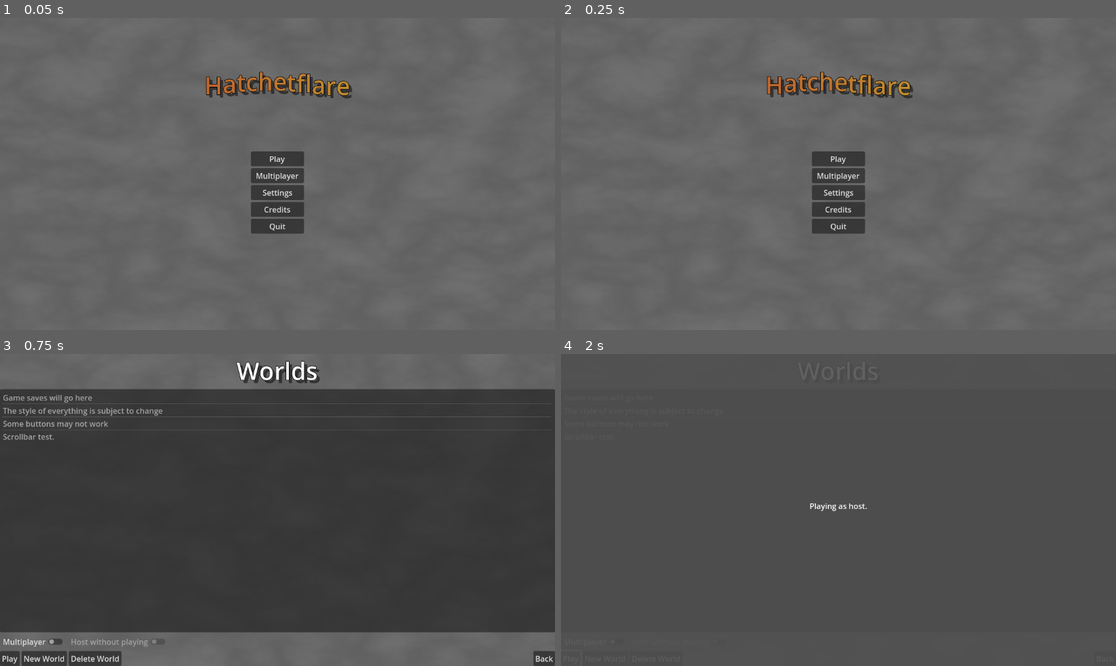
Above: before the commit, frames 1-4 (two rows, left to right).
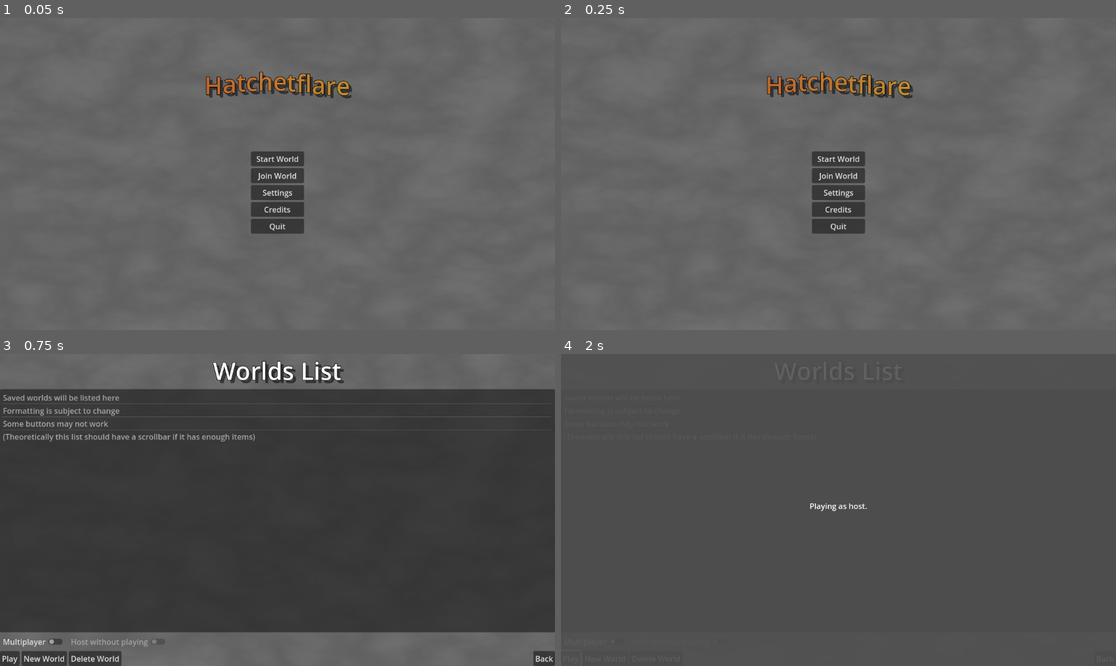
Above: after the commit, the same moments.

Repository: pixerhp/Hatchetflair
Game: Godot game, scene res://scenes/main_menu.tscn
Two runs of this game, one before a commit and one after it. Both use one fixed random seed, a clock stepped at 60 frames per second and the inputs below.
Inputs (mouse positions are in pixels of both pictures, inside the frame that each line leads up to):
- Up to frame 1 (0.05 s): no input
- Up to frame 2 (0.25 s): no input
- Up to frame 3 (0.75 s): click (277, 494) at 0.5 s, where only the run before the commit has a clickable "Play"
- Up to frame 4 (2 s): click "Play" at 1.25 s

The runs differ from the first frame. In frame 1, 0.2% of the frame differs, in the area x 46-54%, y 44-53%; in frame 2, 0.2%; in frame 3, 1.9%, in the area x 0-62%, y 2-29%; in frame 4, less than 0.1%.

Commit message:
Organization

Diff:
--- a/project.godot
+++ b/project.godot
@@ -10,7 +10,7 @@
 
 [application]
 
-config/name="Hatchetflare"
+config/name="Hatchetflare - pregame_2"
 run/main_scene="res://scenes/main_menu.tscn"
 config/features=PackedStringArray("4.0", "GL Compatibility")
 config/icon="res://icon.svg"
--- a/scenes/main_menu.tscn
+++ b/scenes/main_menu.tscn
@@ -40,27 +40,27 @@
 grow_horizontal = 2
 grow_vertical = 2
 
-[node name="MenuScreen" type="Control" parent="Menus"]
-layout_mode = 1
-anchors_preset = 15
-anchor_right = 1.0
-anchor_bottom = 1.0
-grow_horizontal = 2
-grow_vertical = 2
-
-[node name="MainButtons" type="VBoxContainer" parent="Menus/MenuScreen"]
-layout_mode = 1
-anchors_preset = 15
-anchor_right = 1.0
-anchor_bottom = 1.0
-grow_horizontal = 2
-grow_vertical = 2
-
-[node name="Spacer" type="Control" parent="Menus/MenuScreen/MainButtons"]
+[node name="TitleScreen" type="Control" parent="Menus"]
+layout_mode = 1
+anchors_preset = 15
+anchor_right = 1.0
+anchor_bottom = 1.0
+grow_horizontal = 2
+grow_vertical = 2
+
+[node name="MainButtons" type="VBoxContainer" parent="Menus/TitleScreen"]
+layout_mode = 1
+anchors_preset = 15
+anchor_right = 1.0
+anchor_bottom = 1.0
+grow_horizontal = 2
+grow_vertical = 2
+
+[node name="Spacer" type="Control" parent="Menus/TitleScreen/MainButtons"]
 layout_mode = 2
 size_flags_vertical = 3
 
-[node name="Title" type="RichTextLabel" parent="Menus/MenuScreen/MainButtons"]
+[node name="Title" type="RichTextLabel" parent="Menus/TitleScreen/MainButtons"]
 layout_mode = 2
 theme_override_colors/font_shadow_color = Color(0, 0, 0, 0.501961)
 theme_override_colors/font_outline_color = Color(0, 0, 0, 1)
@@ -73,41 +73,41 @@
 fit_content = true
 autowrap_mode = 0
 
-[node name="Spacer2" type="Control" parent="Menus/MenuScreen/MainButtons"]
+[node name="Spacer2" type="Control" parent="Menus/TitleScreen/MainButtons"]
 layout_mode = 2
 size_flags_vertical = 3
 
-[node name="Play" type="Button" parent="Menus/MenuScreen/MainButtons"]
+[node name="StartWorld" type="Button" parent="Menus/TitleScreen/MainButtons"]
 custom_minimum_size = Vector2(110, 0)
 layout_mode = 2
 size_flags_horizontal = 4
-text = "Play"
-
-[node name="Multiplayer" type="Button" parent="Menus/MenuScreen/MainButtons"]
+text = "Start World"
+
+[node name="JoinWorld" type="Button" parent="Menus/TitleScreen/MainButtons"]
 custom_minimum_size = Vector2(110, 0)
 layout_mode = 2
 size_flags_horizontal = 4
-text = "Multiplayer"
-
-[node name="Settings" type="Button" parent="Menus/MenuScreen/MainButtons"]
+text = "Join World"
+
+[node name="Settings" type="Button" parent="Menus/TitleScreen/MainButtons"]
 custom_minimum_size = Vector2(110, 0)
 layout_mode = 2
 size_flags_horizontal = 4
 text = "Settings"
 
-[node name="Credits" type="Button" parent="Menus/MenuScreen/MainButtons"]
+[node name="Credits" type="Button" parent="Menus/TitleScreen/MainButtons"]
 custom_minimum_size = Vector2(110, 0)
 layout_mode = 2
 size_flags_horizontal = 4
 text = "Credits"
 
-[node name="Quit" type="Button" parent="Menus/MenuScreen/MainButtons"]
+[node name="Quit" type="Button" parent="Menus/TitleScreen/MainButtons"]
 custom_minimum_size = Vector2(110, 0)
 layout_mode = 2
 size_flags_horizontal = 4
 text = "Quit"
 
-[node name="Spacer3" type="Control" parent="Menus/MenuScreen/MainButtons"]
+[node name="Spacer3" type="Control" parent="Menus/TitleScreen/MainButtons"]
 layout_mode = 2
 size_flags_vertical = 3
 size_flags_stretch_ratio = 2.0
@@ -138,7 +138,7 @@
 theme_override_constants/outline_size = 4
 theme_override_font_sizes/normal_font_size = 50
 bbcode_enabled = true
-text = "[center]Worlds[/center]"
+text = "[center]Worlds List[/center]"
 fit_content = true
 autowrap_mode = 0
 
@@ -147,10 +147,10 @@
 layout_mode = 2
 size_flags_vertical = 3
 item_count = 4
-item_0/text = "Game saves will go here"
-item_1/text = "The style of everything is subject to change"
+item_0/text = "Saved worlds will be listed here"
+item_1/text = "Formatting is subject to change"
 item_2/text = "Some buttons may not work"
-item_3/text = "Scrollbar test."
+item_3/text = "(Theoretically this list should have a scrollbar if it has enough items)"
 
 [node name="Toggles" type="HBoxContainer" parent="Menus/WorldScreen/WorldSelect"]
 layout_mode = 2
@@ -214,7 +214,7 @@
 theme_override_constants/outline_size = 4
 theme_override_font_sizes/normal_font_size = 50
 bbcode_enabled = true
-text = "[center]Multiplayer[/center]"
+text = "[center]Server IPs List[/center]"
 fit_content = true
 autowrap_mode = 0
 
@@ -340,7 +340,7 @@
 theme_override_constants/outline_size = 4
 theme_override_font_sizes/normal_font_size = 30
 bbcode_enabled = true
-text = "Hatchetflare was made possible by these lovely people:"
+text = "Hatchetflare is made possible by these lovely people:"
 fit_content = true
 autowrap_mode = 0
 
@@ -441,16 +441,16 @@
 grow_vertical = 2
 text = "Back"
 
-[connection signal="pressed" from="Menus/MenuScreen/MainButtons/Play" to="." method="open_screen" binds= ["WorldScreen"]]
-[connection signal="pressed" from="Menus/MenuScreen/MainButtons/Multiplayer" to="." method="open_screen" binds= ["MultiplayerScreen"]]
-[connection signal="pressed" from="Menus/MenuScreen/MainButtons/Settings" to="." method="open_screen" binds= ["SettingsScreen"]]
-[connection signal="pressed" from="Menus/MenuScreen/MainButtons/Credits" to="." method="open_screen" binds= ["CreditsScreen"]]
-[connection signal="pressed" from="Menus/MenuScreen/MainButtons/Quit" to="." method="quit"]
+[connection signal="pressed" from="Menus/TitleScreen/MainButtons/StartWorld" to="." method="open_screen" binds= ["WorldScreen"]]
+[connection signal="pressed" from="Menus/TitleScreen/MainButtons/JoinWorld" to="." method="open_screen" binds= ["MultiplayerScreen"]]
+[connection signal="pressed" from="Menus/TitleScreen/MainButtons/Settings" to="." method="open_screen" binds= ["SettingsScreen"]]
+[connection signal="pressed" from="Menus/TitleScreen/MainButtons/Credits" to="." method="open_screen" binds= ["CreditsScreen"]]
+[connection signal="pressed" from="Menus/TitleScreen/MainButtons/Quit" to="." method="quit"]
 [connection signal="toggled" from="Menus/WorldScreen/WorldSelect/Toggles/AllowPlayers" to="." method="toggle_multiplayer_joining"]
 [connection signal="pressed" from="Menus/WorldScreen/WorldSelect/Buttons/Play" to="." method="start_game" binds= [true]]
-[connection signal="pressed" from="Menus/WorldScreen/WorldSelect/Buttons/Back" to="." method="open_screen" binds= ["MenuScreen"]]
+[connection signal="pressed" from="Menus/WorldScreen/WorldSelect/Buttons/Back" to="." method="open_screen" binds= ["TitleScreen"]]
 [connection signal="pressed" from="Menus/MultiplayerScreen/Multiplayer/Buttons/JoinGame" to="." method="start_game" binds= [false]]
-[connection signal="pressed" from="Menus/MultiplayerScreen/Multiplayer/Buttons/Back" to="." method="open_screen" binds= ["MenuScreen"]]
-[connection signal="pressed" from="Menus/SettingsScreen/SettingsButtons/Back" to="." method="open_screen" binds= ["MenuScreen"]]
-[connection signal="pressed" from="Menus/CreditsScreen/Back" to="." method="open_screen" binds= ["MenuScreen"]]
+[connection signal="pressed" from="Menus/MultiplayerScreen/Multiplayer/Buttons/Back" to="." method="open_screen" binds= ["TitleScreen"]]
+[connection signal="pressed" from="Menus/SettingsScreen/SettingsButtons/Back" to="." method="open_screen" binds= ["TitleScreen"]]
+[connection signal="pressed" from="Menus/CreditsScreen/Back" to="." method="open_screen" binds= ["TitleScreen"]]
 [connection signal="pressed" from="Menus/NetworkInfoOverlay/BackButton" to="." method="network_status_update" binds= ["Pressed back button", false, false]]
